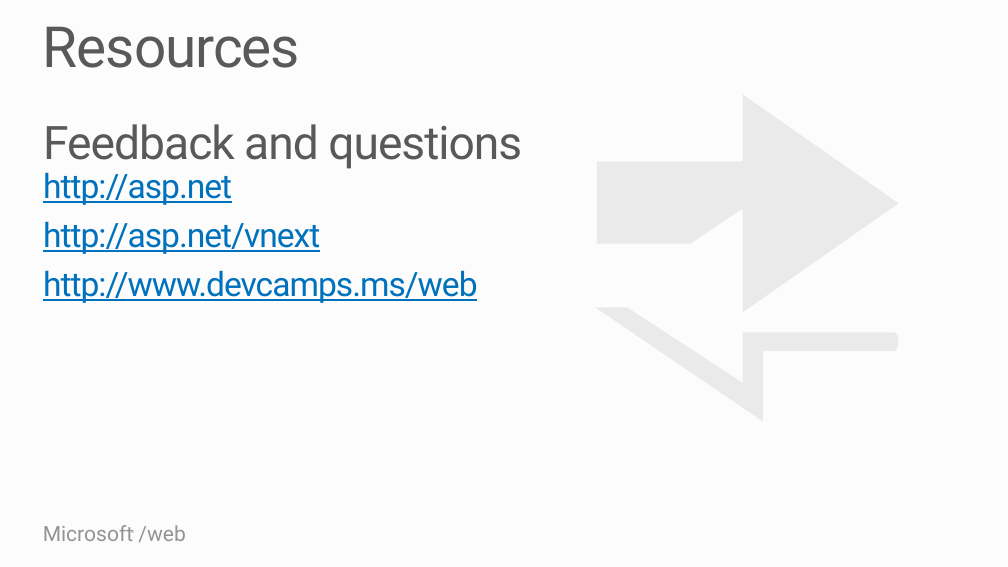
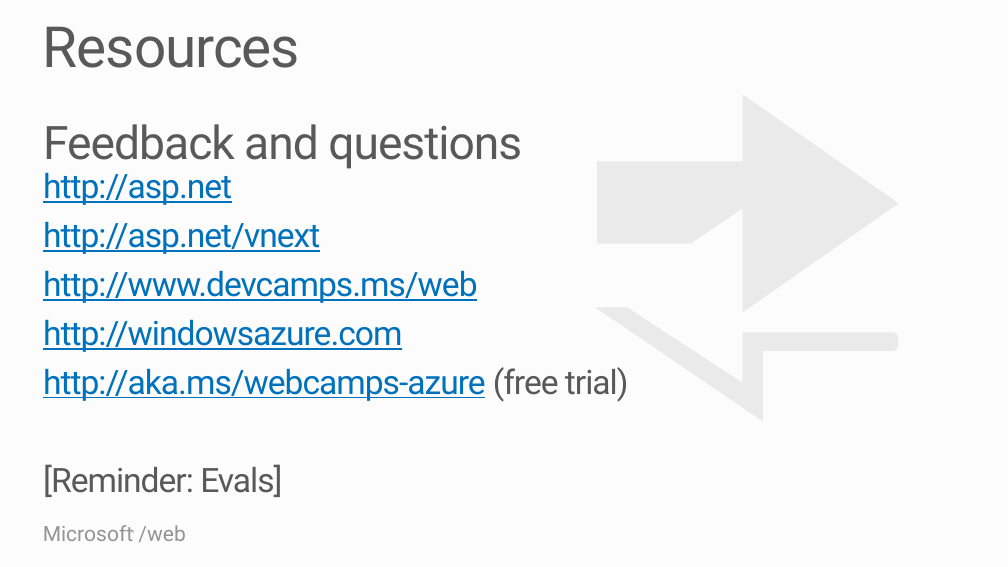
Before and after one commit to Microsoft-Web/PRESENTATION-Keynote, a slide deck: slide 20 of WebCampsKeynote.pptx (slide 12 before the commit). Drawn at 1008x567 pixels with LibreOffice and Linux fonts; fonts in the diff are those of the drawing. Boxes give left, top, right and bottom in pixels: in the first picture for what was removed or moved away, otherwise in the second. Text is boxed around its words. In the diff, an @@ line names an element or a change of style, - is before the commit and + after.

Commit message:
Added Azure signup screenshots, signup link

```diff
--- a/WebCampsKeynote.pptx
+++ b/WebCampsKeynote.pptx
@@ text at [43,319,629,497]: paragraphs added @@
+http://windowsazure.com
+http://aka.ms/webcamps-azure (free trial)
+[Reminder: Evals]
```
Also in this commit, not shown: 1 other slide changed, 8 slides added.
